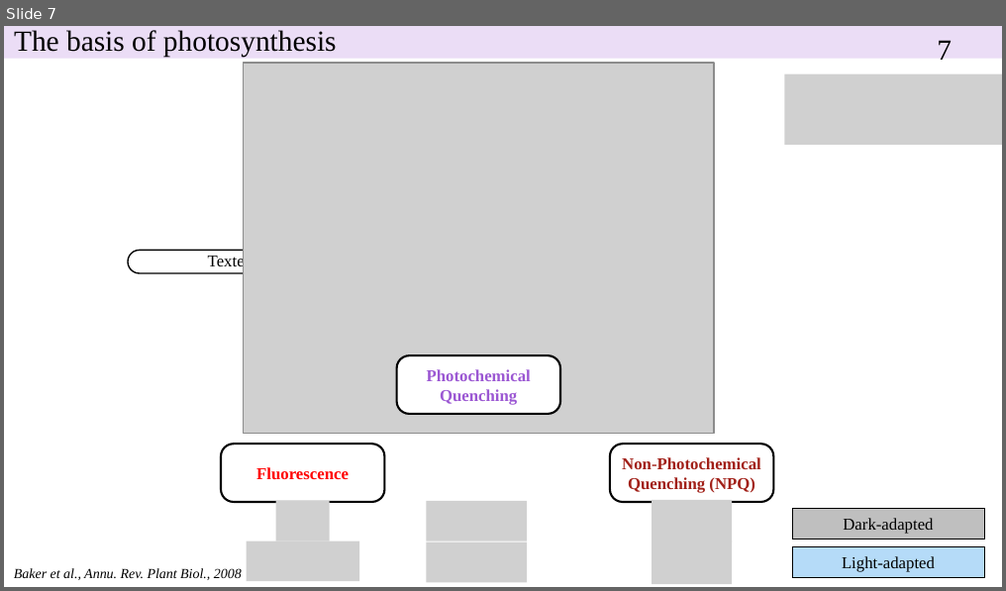
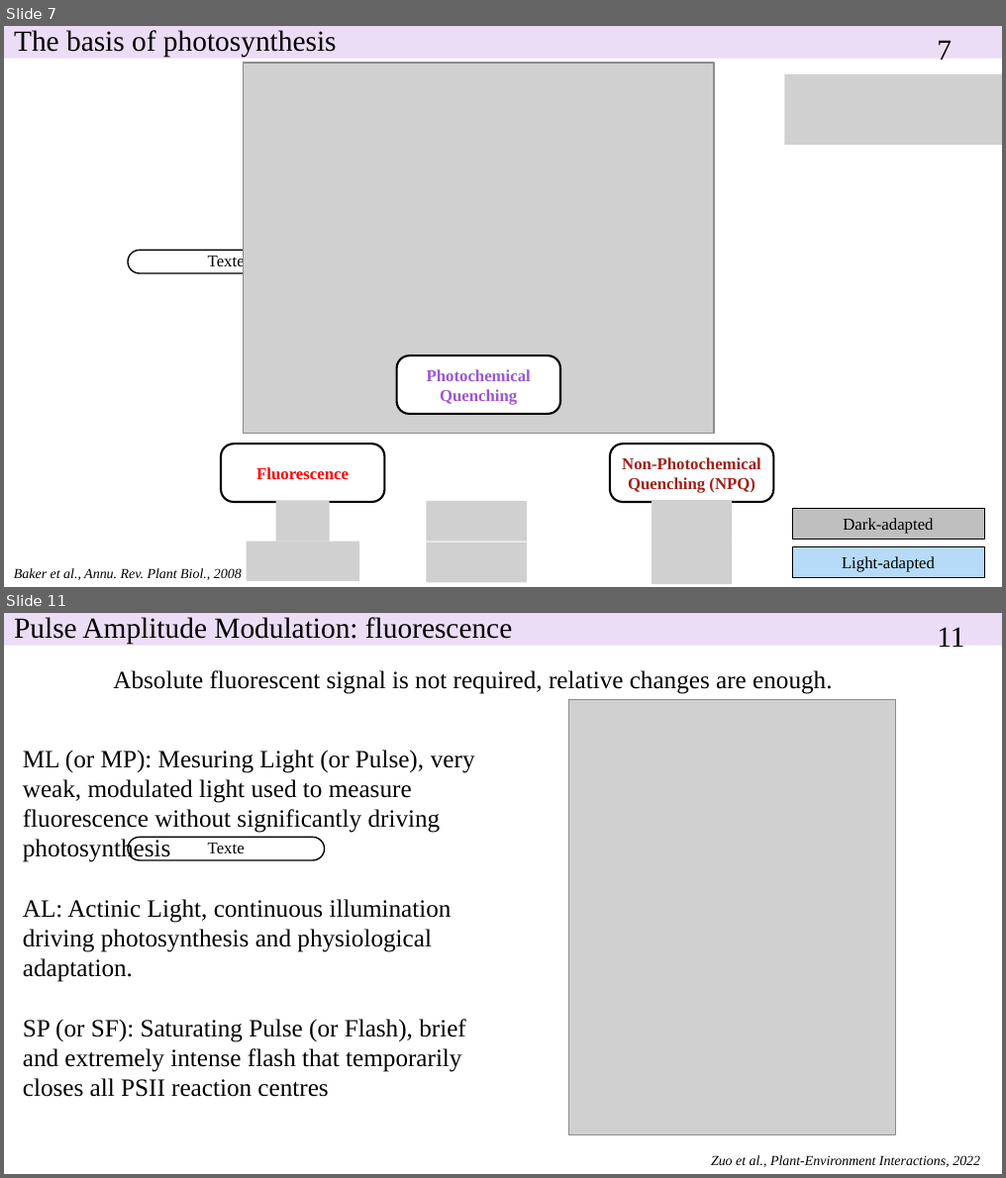
Before and after one commit to MicroscaleOceanBiophysics/MOBWorkshops, a slide deck: 2026MOB/PAM/260528_Workshop_PAM_presentation.pptx. Shown one above the other, each under a label of ours: slide 7 before the commit, slides 7 and 11 after it; the slides between them are not shown. The pictures are 1006x591 and 1006x1178 pixels, drawn with LibreOffice and Linux fonts; fonts in the diff are those of the drawing; grey boxes stand for pictures. Boxes give left, top, right and bottom in pixels: in the first picture for what was removed or moved away, otherwise in the second. Text is boxed around its words. In the diff, an @@ line names an element or a change of style, - is before the commit and + after.

```diff
--- a/2026MOB/PAM/260528_Workshop_PAM_presentation.pptx
+++ b/2026MOB/PAM/260528_Workshop_PAM_presentation.pptx
@@ slide 11 added at (4, 613, 1002, 1174), background #FFFFFF; not listed: 1 template element that a slide beside it also shows @@
@@ title added at (14, 617, 512, 645), 21 pt, text #000000 @@
+Pulse Amplitude Modulation: fluorescence
@@ page number added at (937, 627, 964, 647), 21 pt, text #000000 @@
+11
@@ text added at (113, 670, 832, 694), 18 pt, text #000000 @@
+Absolute fluorescent signal is not required, relative changes are enough.
@@ picture added at (569, 700, 895, 1136) @@
@@ text added at (23, 750, 475, 1097), 18 pt, text #000000 @@
+ML (or MP): Mesuring Light (or Pulse), very weak, modulated light used to measure fluorescence without significantly driving photosynthesis
+AL: Actinic Light, continuous illumination driving photosynthesis and physiological adaptation.
+SP (or SF): Saturating Pulse (or Flash), brief and extremely intense flash that temporarily closes all PSII reaction centres
@@ text added at (711, 1156, 980, 1167), 10 pt, text #000000, italic @@
+Zuo et al., Plant-Environment Interactions, 2022
```
Also in this commit, not shown: 5 slides changed, 1 other slide added, 5 other files.
